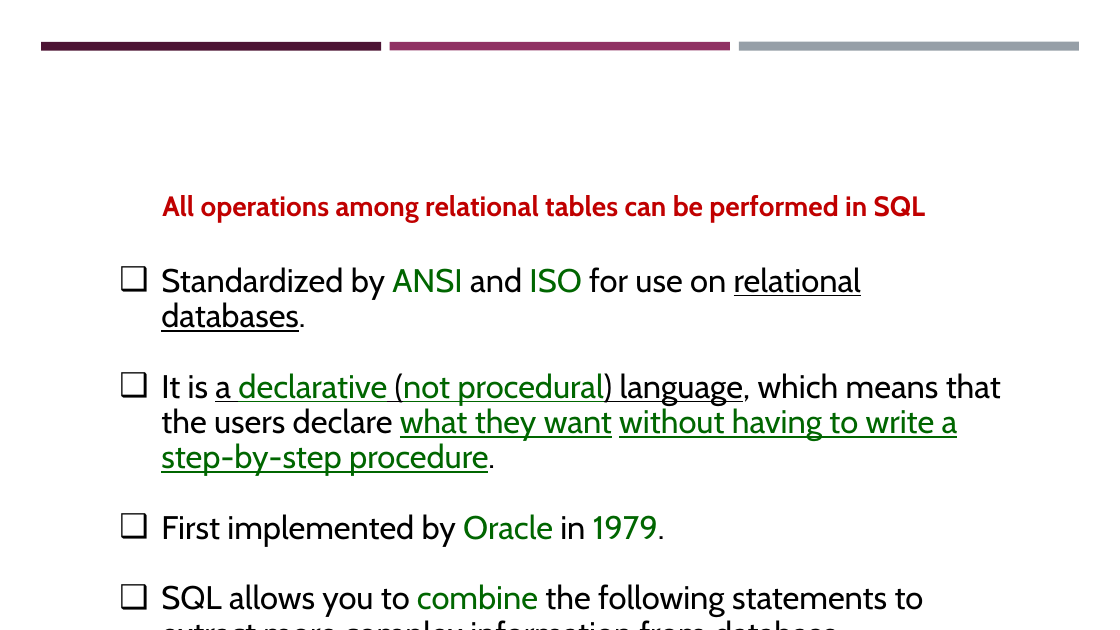
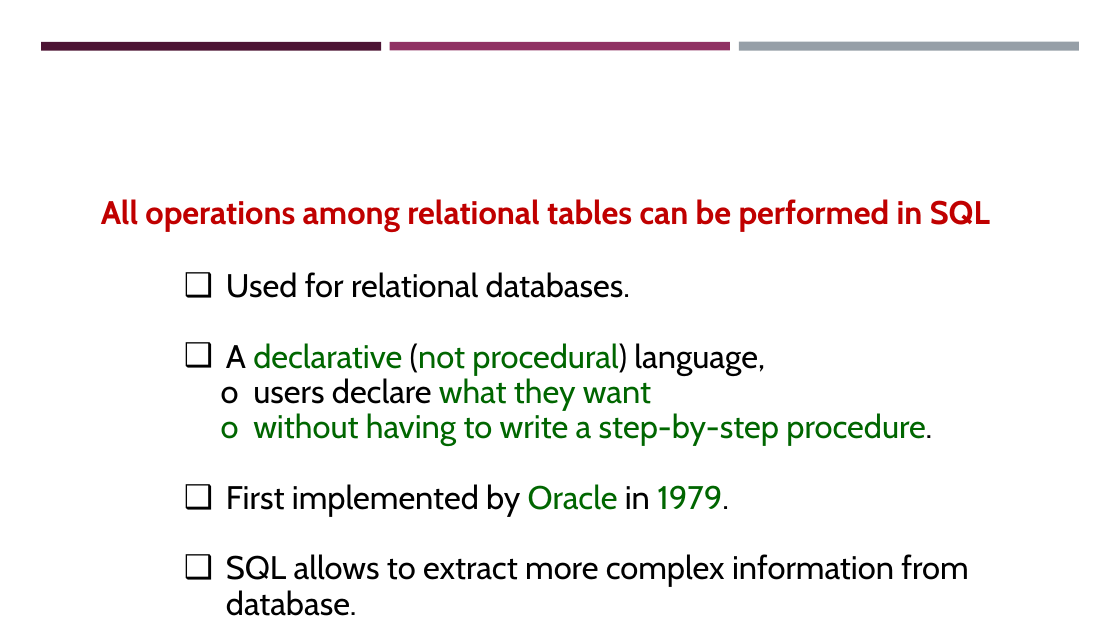
Before and after one commit to pengdsci/STA490, a slide deck: slide 19 of w06/sql/w10-STA321Relational-Database-SQL-Clauses.pptx (slide 17 before the commit). Drawn at 1120x630 pixels with LibreOffice and Linux fonts; fonts in the diff are those of the drawing; background and template pictures are left out. Boxes give left, top, right and bottom in pixels: in the first picture for what was removed or moved away, otherwise in the second. Text is boxed around its words. In the diff, an @@ line names an element or a change of style, - is before the commit and + after.

```diff
--- a/w06/sql/w10-STA321Relational-Database-SQL-Clauses.pptx
+++ b/w06/sql/w10-STA321Relational-Database-SQL-Clauses.pptx
@@ text "All operations among relational tables ...": place and size @@
-text "All operations among relational tables ..." at [162,195,926,222]
+text "All operations among relational tables ..." at [101,199,990,232]
@@ text "All operations among relational tables ..." at [101,199,990,232]: size 24 to 28 pt @@
@@ text "Used for relational databases.": place and size @@
-text "Used for relational databases." at [161,267,1001,617]
+text "Used for relational databases." at [221,272,968,616]
@@ text at [221,272,932,446]: text changed; text colour #000000 to #006600 @@
-❑ Standardized by ANSI and ISO for use on relational databases.
-❑ It is a declarative (not procedural) language, which means that the users declare what they want without having to write a step-by-step procedure.
+❑ Used for relational databases.
+❑ A declarative (not procedural) language,
+o users declare what they want
+o without having to write a step-by-step procedure.
@@ text at [226,554,968,616]: text changed @@
-❑ SQL allows you to combine the following statements to extract more complex information from database.
+❑ SQL allows to extract more complex information from database.
```
Also in this commit, not shown: 13 other slides changed, 2 slides added.
